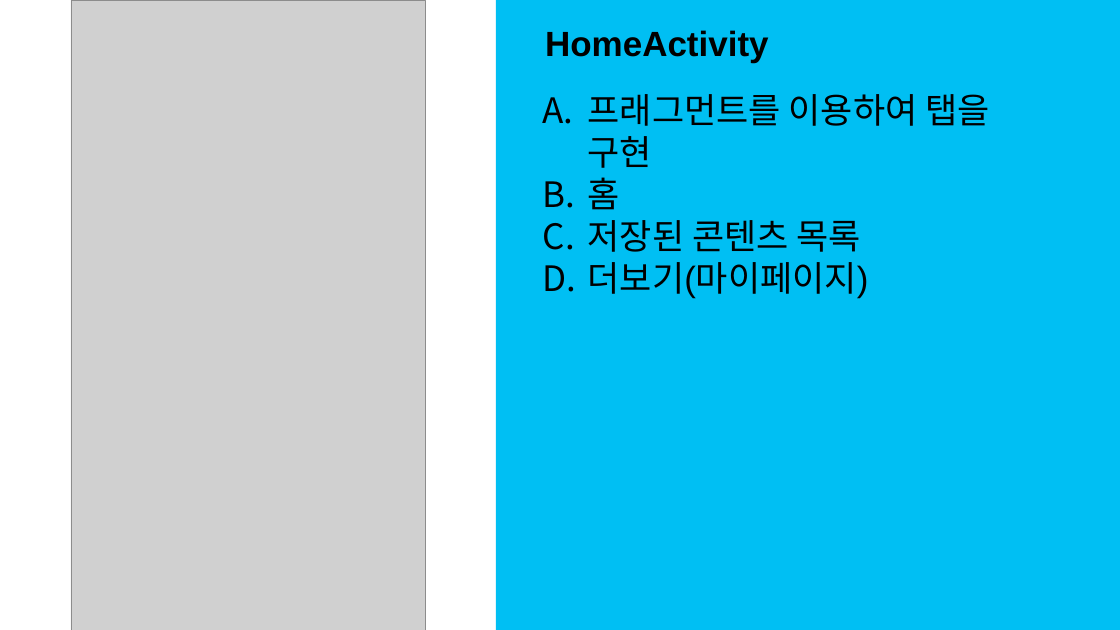
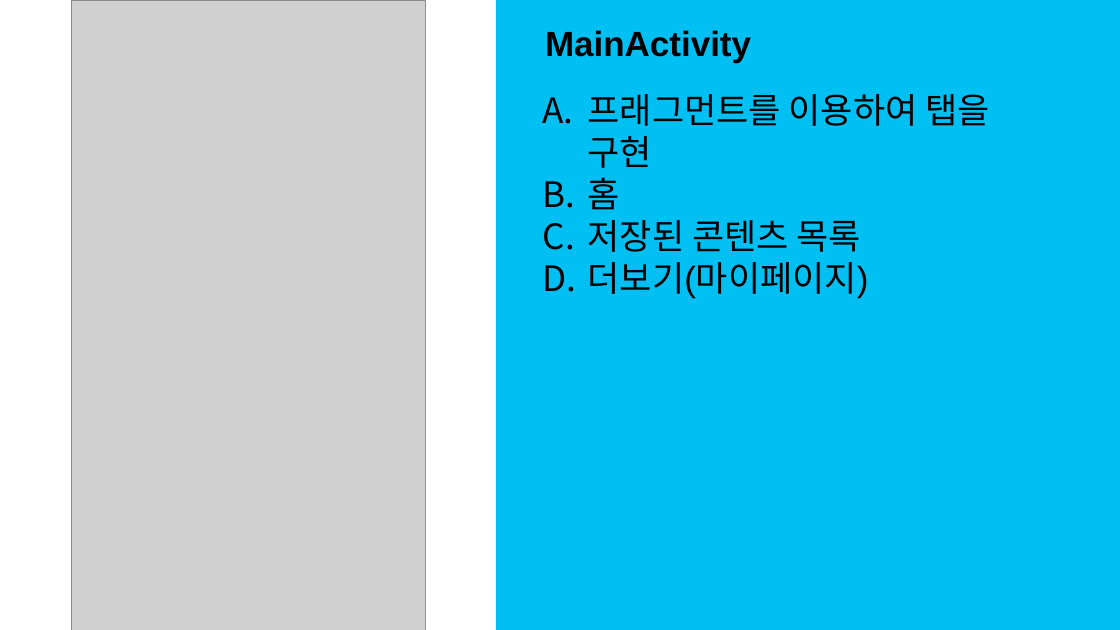
Before and after one commit to nufyn/softwareschool-kotlin, a slide deck: slide 8 of NETFEIX/NETFEIX.pptx. Drawn at 1120x630 pixels with LibreOffice and Linux fonts; fonts in the diff are those of the drawing; grey boxes stand for pictures. Boxes give left, top, right and bottom in pixels: in the first picture for what was removed or moved away, otherwise in the second. Text is boxed around its words. In the diff, an @@ line names an element or a change of style, - is before the commit and + after.

```diff
--- a/NETFEIX/NETFEIX.pptx
+++ b/NETFEIX/NETFEIX.pptx
@@ text at box(545, 30, 751, 63): text changed @@
-HomeActivity
+MainActivity
```
Also in this commit, not shown: 6 other slides changed.
